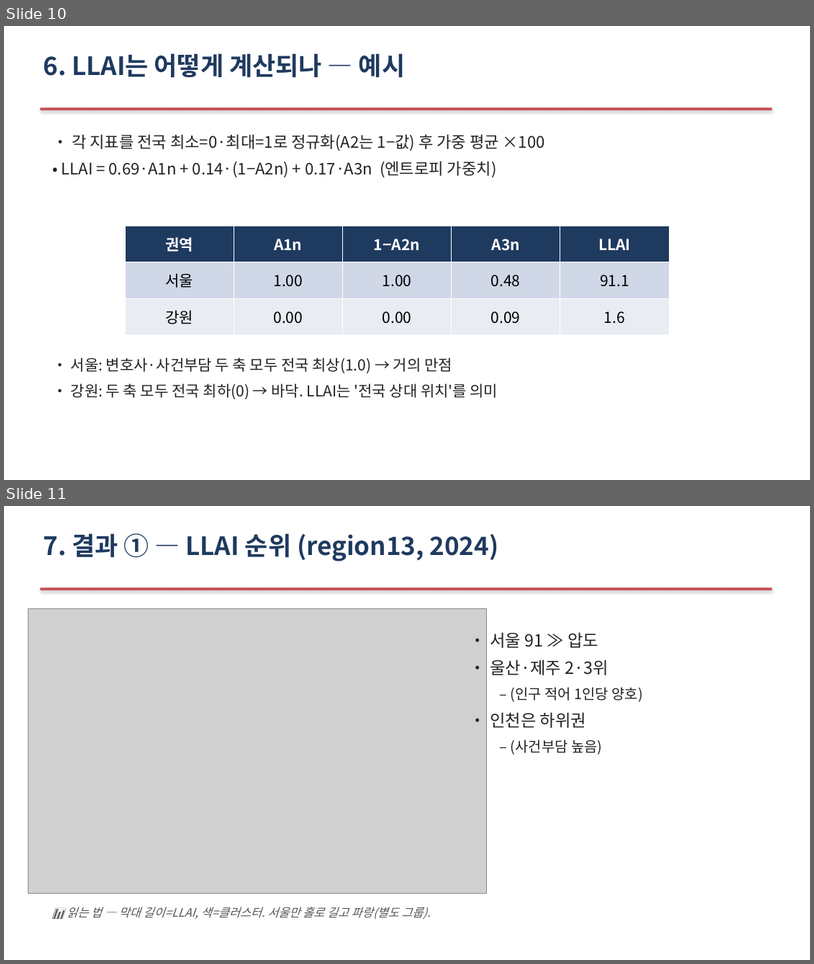
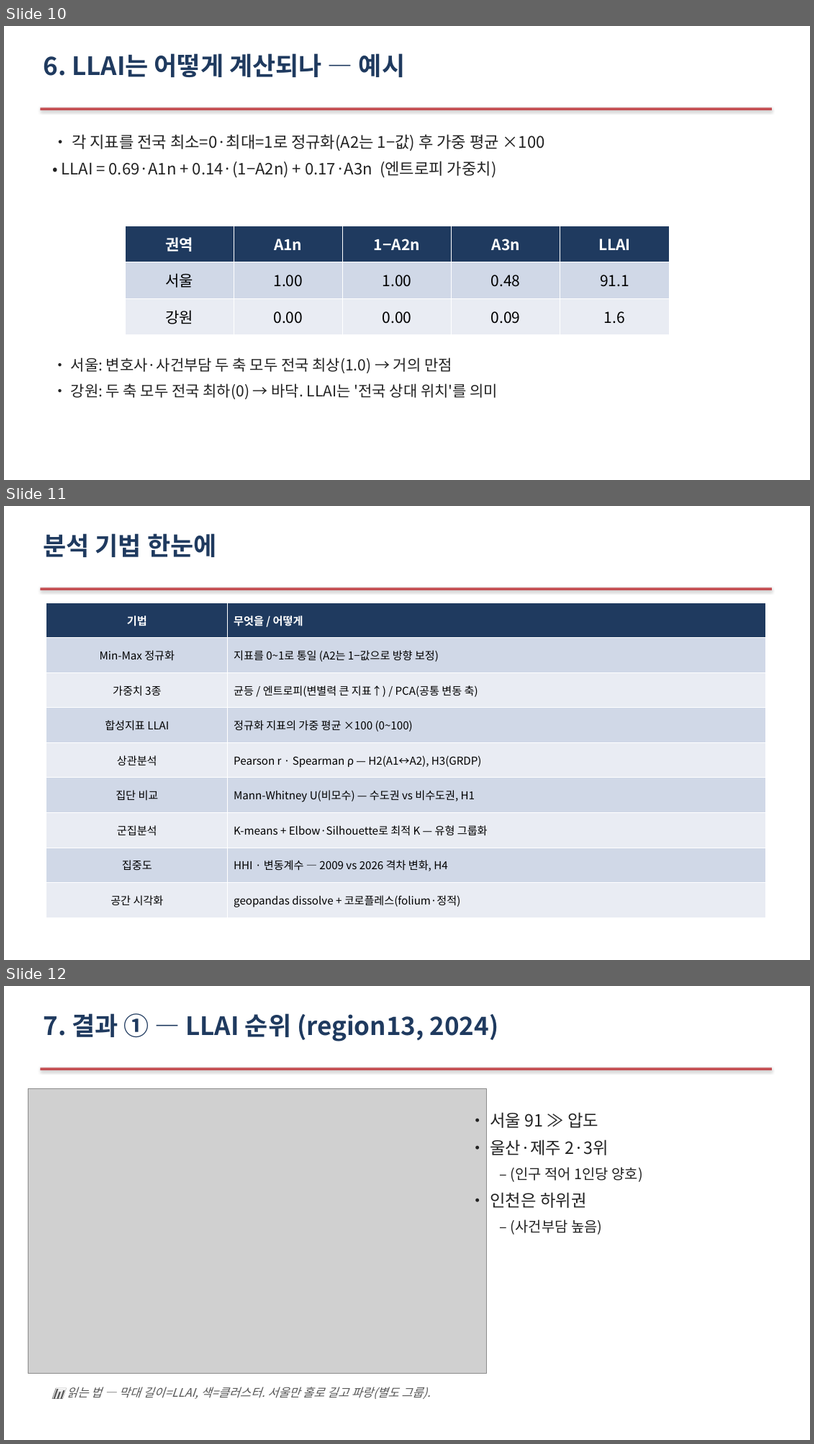
Before and after one commit to Allenkeem/llai-project, a slide deck: reports/발표자료.pptx. Shown one above the other, each under a label of ours: slides 10 and 11 before the commit, slides 10, 11 and 12 after it. The pictures are 814x964 and 814x1444 pixels, drawn with LibreOffice and Linux fonts; fonts in the diff are those of the drawing; grey boxes stand for pictures. Boxes give left, top, right and bottom in pixels: in the first picture for what was removed or moved away, otherwise in the second. Text is boxed around its words. In the diff, an @@ line names an element or a change of style, - is before the commit and + after.

```diff
--- a/reports/발표자료.pptx
+++ b/reports/발표자료.pptx
@@ slide 11 added at bbox=[4, 506, 810, 960], background #FFFFFF @@
@@ text added at bbox=[43, 533, 217, 557], 30 pt, text #1F3A5F, bold @@
+분석 기법 한눈에
@@ rectangle added at bbox=[40, 587, 772, 590], fill #C44E52 @@
@@ table added at bbox=[46, 602, 766, 917], 9 rows, 2 columns @@
+기법 | 무엇을 / 어떻게
+Min-Max 정규화 | 지표를 0~1로 통일 (A2는 1−값으로 방향 보정)
+가중치 3종 | 균등 / 엔트로피(변별력 큰 지표↑) / PCA(공통 변동 축)
+합성지표 LLAI | 정규화 지표의 가중 평균 ×100 (0~100)
+상관분석 | Pearson r · Spearman ρ — H2(A1↔A2), H3(GRDP)
+집단 비교 | Mann-Whitney U(비모수) — 수도권 vs 비수도권, H1
+군집분석 | K-means + Elbow·Silhouette로 최적 K — 유형 그룹화
+집중도 | HHI · 변동계수 — 2009 vs 2026 격차 변화, H4
+공간 시각화 | geopandas dissolve + 코로플레스(folium·정적)
@@ what was slide 11 is now slide 12 @@
```
